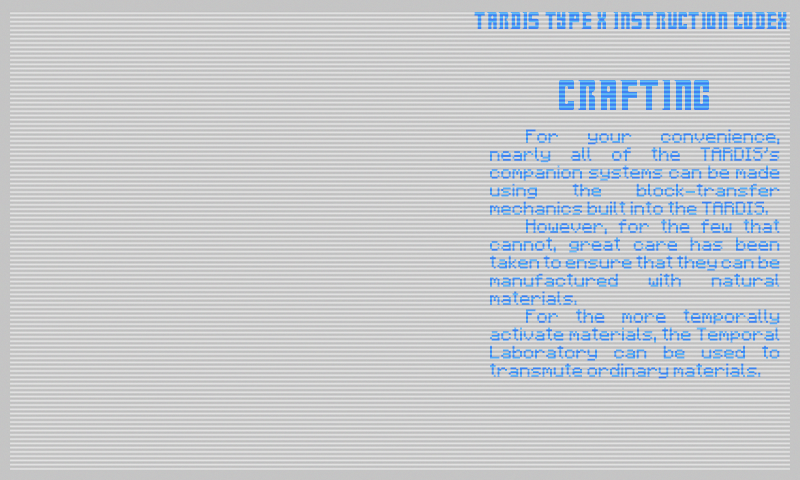
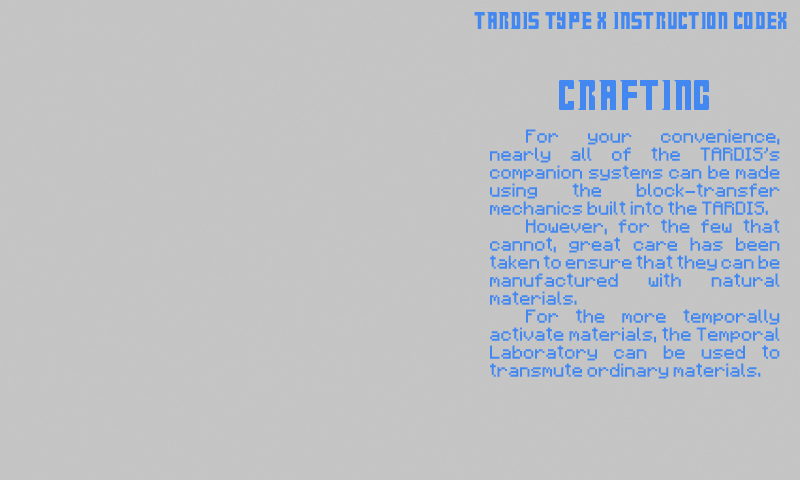
Layers edited between the first and the second (800, 480) image:
hid "Layer 1" over (10, 11, 790, 470)
